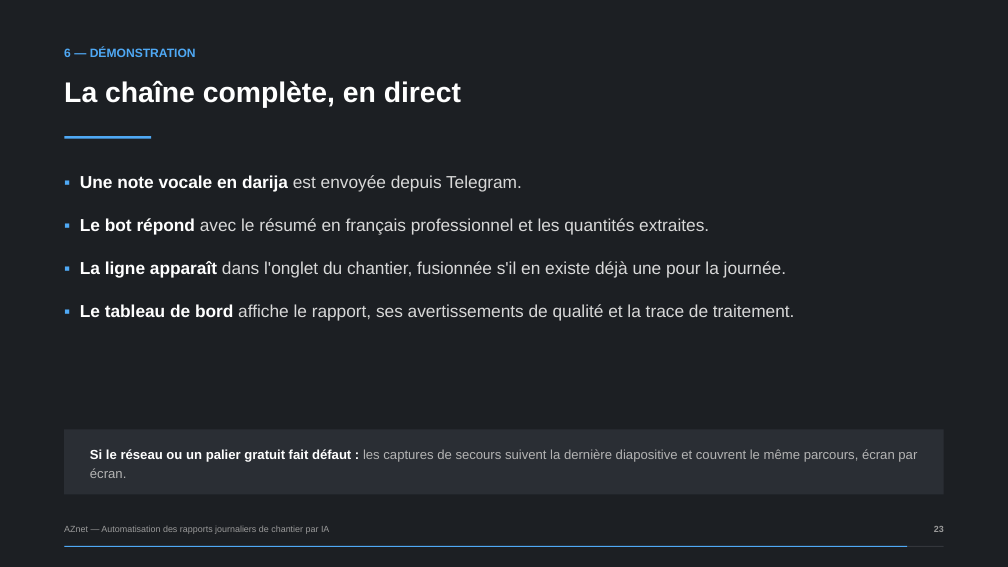
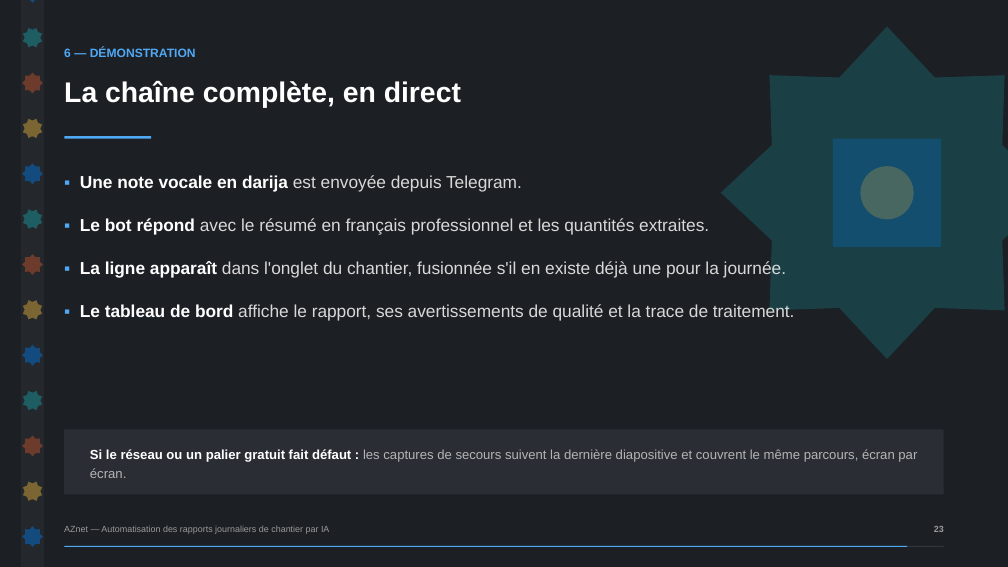
Before and after one commit to yassine808/PFE-aznet, a slide deck: slide 23 of Pres+report/Soutenance-PFE.pptx. Drawn at 1008x567 pixels with LibreOffice and Linux fonts; fonts in the diff are those of the drawing. Boxes give left, top, right and bottom in pixels: in the first picture for what was removed or moved away, otherwise in the second. Text is boxed around its words. In the diff, an @@ line names an element or a change of style, - is before the commit and + after.

```diff
--- a/Pres+report/Soutenance-PFE.pptx
+++ b/Pres+report/Soutenance-PFE.pptx
@@ star added at [19, 24, 46, 52], fill #17A2A8 at 45% opacity @@
@@ rectangle added at [21, 0, 44, 567], fill #24272C @@
@@ star added at [22, 0, 43, 3], fill #0278E4 at 45% opacity @@
@@ star added at [652, 0, 1008, 428], fill #17A2A8 at 26% opacity @@
@@ star added at [22, 73, 43, 94], fill #C4542B at 45% opacity @@
@@ diamond added at [779, 85, 995, 301], fill #0278E4 at 26% opacity @@
@@ star added at [19, 115, 46, 142], fill #E3B23C at 45% opacity @@
@@ star added at [22, 163, 43, 185], fill #0278E4 at 45% opacity @@
@@ ellipse added at [861, 166, 913, 219], fill #E3B23C at 26% opacity @@
@@ star added at [19, 205, 46, 233], fill #17A2A8 at 45% opacity @@
@@ star added at [22, 254, 43, 275], fill #C4542B at 45% opacity @@
@@ star added at [19, 296, 46, 324], fill #E3B23C at 45% opacity @@
@@ star added at [22, 345, 43, 366], fill #0278E4 at 45% opacity @@
@@ star added at [19, 387, 46, 415], fill #17A2A8 at 45% opacity @@
@@ star added at [22, 436, 43, 457], fill #C4542B at 45% opacity @@
@@ star added at [19, 478, 46, 505], fill #E3B23C at 45% opacity @@
@@ star added at [22, 526, 43, 547], fill #0278E4 at 45% opacity @@
```
Also in this commit, not shown: 30 other slides changed, 1 slide added, 1 slide removed, 2 other files.
